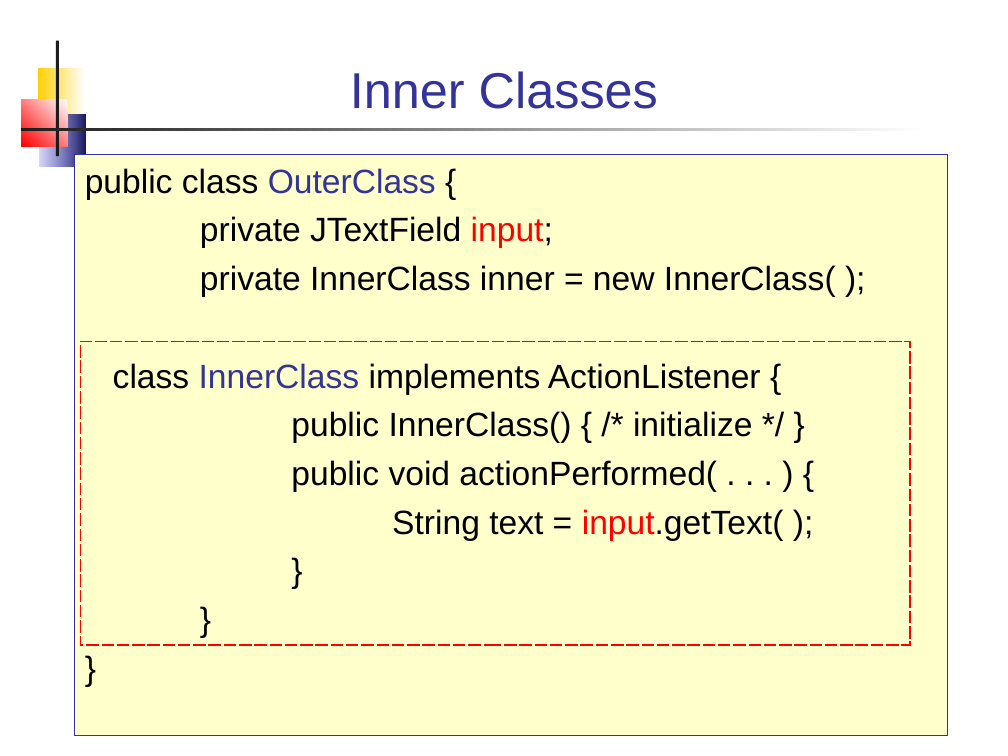
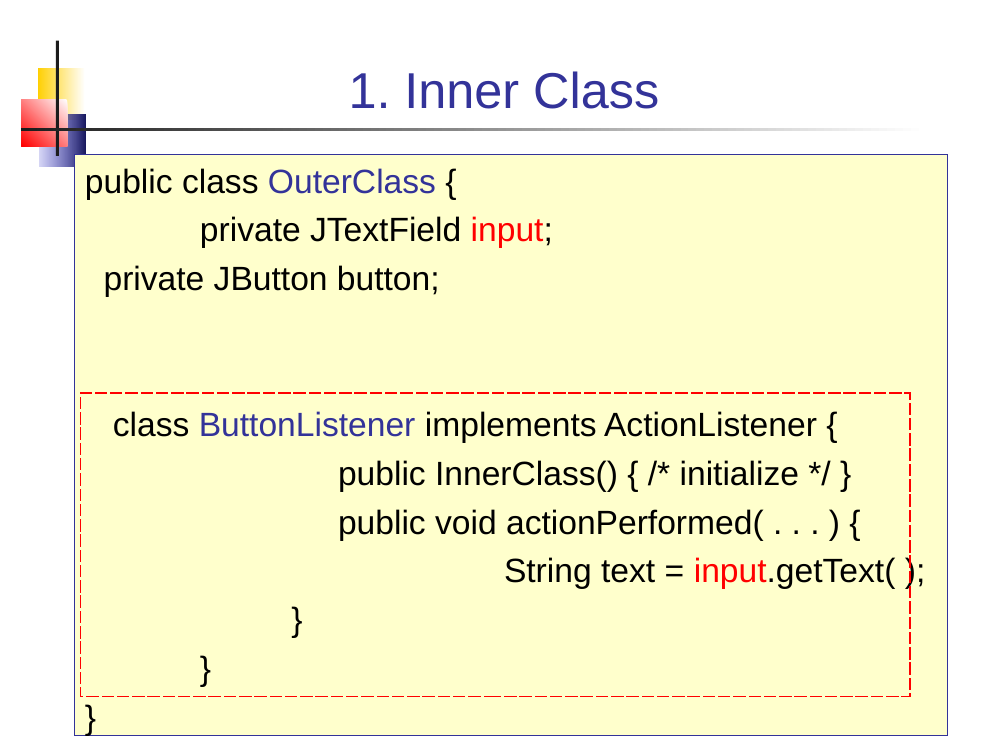
Before and after one commit to skeoop/skeoop.github.io, a slide deck: slide 12 of week6/Graphics-3-Event Handling.ppt (slide 13 before the commit). Drawn at 1008x756 pixels with LibreOffice and Linux fonts; fonts in the diff are those of the drawing. Boxes give left, top, right and bottom in pixels: in the first picture for what was removed or moved away, otherwise in the second. Text is boxed around its words. In the diff, an @@ line names an element or a change of style, - is before the commit and + after.

```diff
--- a/week6/Graphics-3-Event Handling.ppt
+++ b/week6/Graphics-3-Event Handling.ppt
@@ title at bbox=[349, 71, 659, 109]: text changed @@
-Inner Classes
+1. Inner Class
@@ text at bbox=[104, 265, 817, 443]: text changed @@
-private InnerClass inner = new InnerClass( );
-class InnerClass implements ActionListener {
+private JButton button;
+class ButtonListener implements ActionListener {
@@ rectangle: place and size @@
-rectangle at bbox=[81, 342, 910, 646]
+rectangle at bbox=[81, 393, 910, 698]
```
Also in this commit, not shown: 9 other slides changed, 1 slide added, 10 slides removed, 10 other files.
